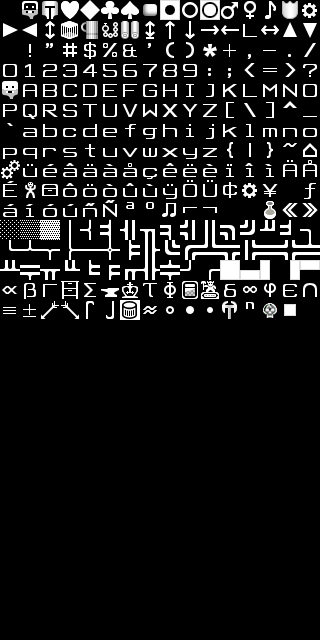
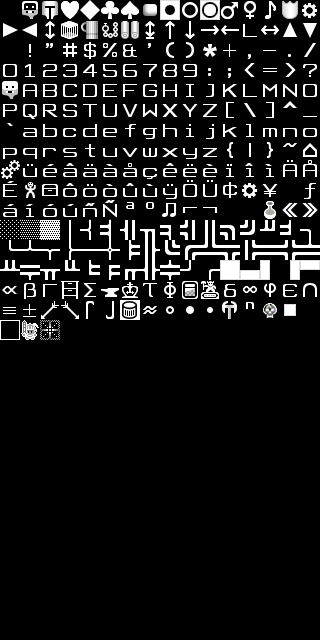
Two versions of the same layered image (320×640). Layer-by-layer changes:
painted on "Paint Layer 2" over [0, 320, 60, 340]
